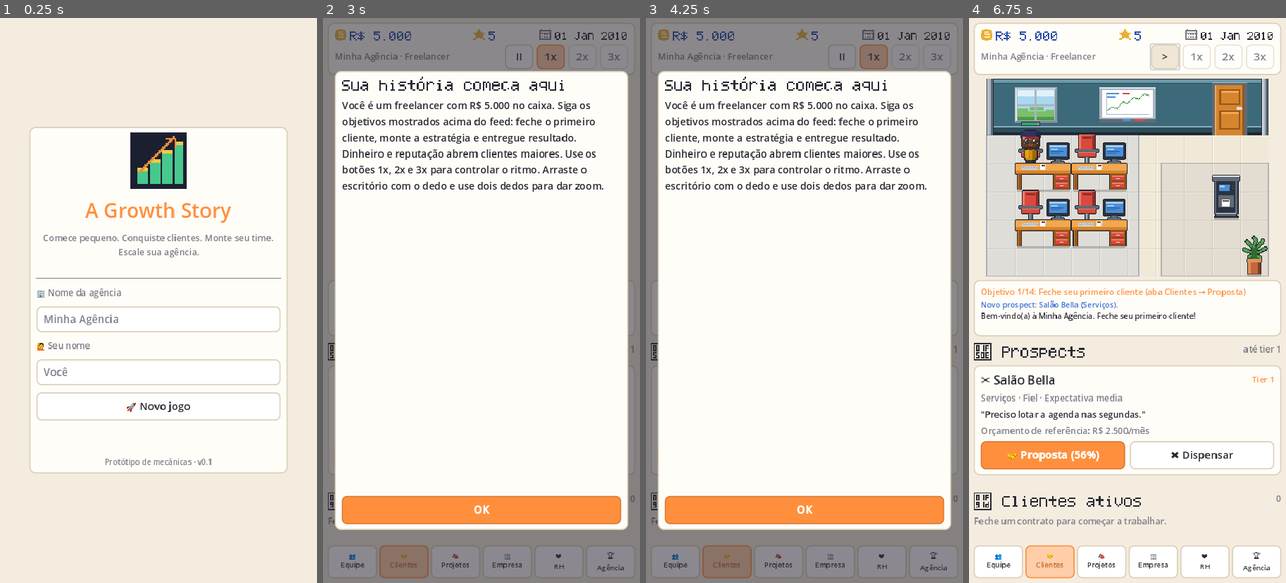
Above: before the commit, frames 1-4 (left to right).
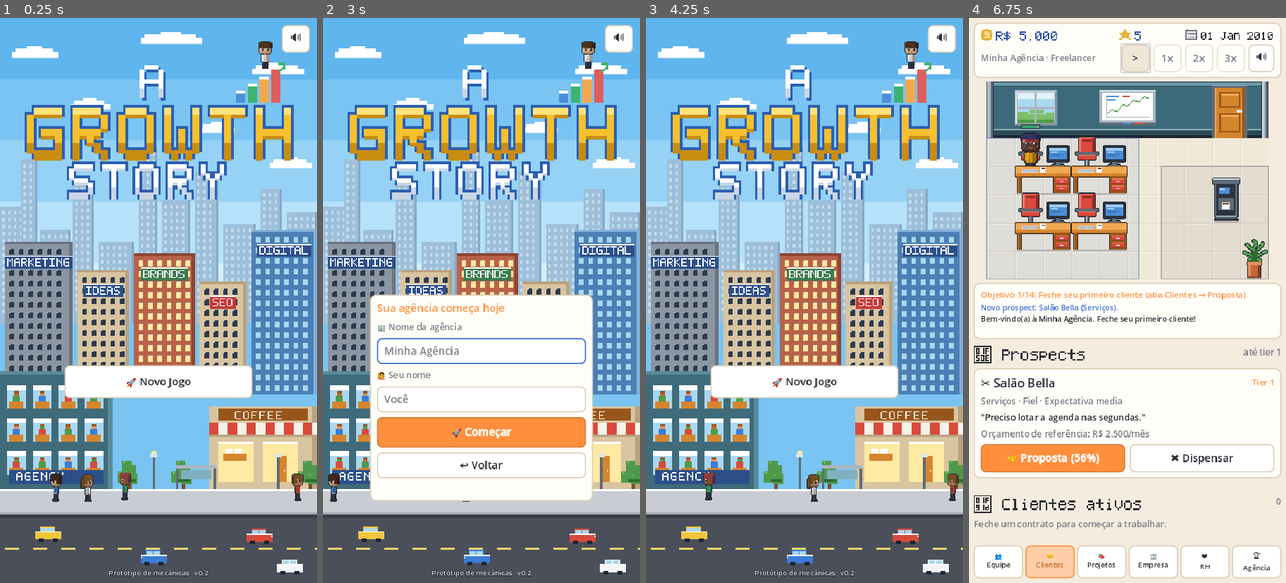
Above: after the commit, the same moments.

Repository: erikedusantanna/Growth-Story
Game: Godot game, scene res://src/ui/main.tscn
Two runs of this game, one before a commit and one after it. Both use one fixed random seed, a clock stepped at 60 frames per second and the inputs below.
Inputs (mouse positions are in pixels of both pictures, inside the frame that each line leads up to):
- Up to frame 1 (0.25 s): no input
- Up to frame 2 (3 s): click (617, 40) at 0.5 s, where only the run after the commit has a clickable "🔊"; click (617, 40) at 1.25 s, where only the run after the commit has a clickable "🔇"; click (481, 407) at 2 s, where only the run before the commit has a clickable "🚀 Novo jogo"; click (481, 379) at 2.75 s, where only the run after the commit has a clickable "🚀 Novo Jogo"
- Up to frame 3 (4.25 s): click (804, 464) at 3.5 s, where only the run after the commit has a clickable "↩️ Voltar"
- Up to frame 4 (6.75 s): click (1127, 379) at 4.25 s, where only the run after the commit has a clickable "🚀 Novo Jogo"; click (1127, 430) at 5 s, where only the run after the commit has a clickable "🚀 Começar"; click "OK" at 5.75 s; click "II" at 6.5 s

The runs differ from the first frame. In frame 1, 95% of the frame differs, in the area x 0-100%, y 0-100%; in frame 2, 78%; in frame 3, 94%; in frame 4, 19%.

Commit message:
Música que toca de verdade, botão de mudo e tela inicial nova
Música: a trilha nunca chegava a soar — o loop era ligado em tempo de
execução com loop_end em 0 (o import estava em "detectar" e o WAV não
traz marcador), então o stream voltava ao início a cada quadro de áudio,
o que dá silêncio. Além disso a faixa estava ~20 dB abaixo dos efeitos.
Correções: loop marcado no import (loop_mode forward até o fim) com
proteção em tempo de execução, volume do player de −14 dB para −7 dB,
trilha nova de 57,6 s (24 compassos em três seções: acordes em
triângulo, baixo em quadrada, melodia e bateria de ruído/senoide), que
toca desde a tela inicial. Botão de mudo 🔊/🔇 no HUD e na tela inicial;
`Audio.toggle_music()`. sim_test passa a verificar loop, duração e nível.

Tela inicial: fundo da cidade (céu, skyline, prédios com letreiros,
agência, cafeteria, rua com carros) e logo "A GROWTH STORY" em blocos,
ambos gerados em tools/gen_art.py na fonte pixel do jogo; o fundador em
cima do gráfico do logo e pedestres (personagens do jogo) andando na
calçada. Botões Novo Jogo / Continuar; os nomes da agência e do fundador
passam a um passo seguinte, ao clicar em Novo Jogo.

Co-Authored-By: Claude Fable 5.1 <noreply@anthropic.com>
Claude-Session: https://claude.ai/code/session_01VHKpn2xx3REFSoFH9J4JN9

Diff:
--- a/src/core/audio_manager.gd
+++ b/src/core/audio_manager.gd
@@ -10,7 +10,7 @@
 
 var music_enabled := true
 var sfx_enabled := true
-var music_volume_db := -14.0
+var music_volume_db := -7.0
 var sfx_volume_db := -4.0
 
 var _pool: Array = []
@@ -40,6 +40,10 @@
 	if music != null:
 		if music is AudioStreamWAV:
 			music.loop_mode = AudioStreamWAV.LOOP_FORWARD
+			# loop_end 0 faria o stream voltar ao início a cada quadro (silêncio); o import já
+			# marca o fim, mas garantimos aqui: 16 bits mono = 2 bytes por amostra
+			if music.loop_end <= 0:
+				music.loop_end = music.data.size() / 2
 		_music_player.stream = music
 		_music_player.volume_db = music_volume_db
 	EventBus.employee_hired.connect(func(_e): play_sfx("hire"))
@@ -50,6 +54,11 @@
 	EventBus.reputation_changed.connect(_on_reputation_changed)
 	EventBus.project_completed.connect(_on_project_completed)
 	EventBus.game_started.connect(func(): _last_rep_tier = -1; play_music())
+	call_deferred("play_music")   # toca desde a tela inicial
+
+
+func toggle_music() -> void:
+	set_music_enabled(not music_enabled)
 
 
 ## Libera as streams em uso antes do motor encerrar (evita aviso de recurso vazado ao sair).
--- a/src/ui/hud.gd
+++ b/src/ui/hud.gd
@@ -8,6 +8,7 @@
 var phase_label: Label
 var speed_buttons: Array = []
 var pause_button: Button
+var music_button: Button
 
 
 func _ready() -> void:
@@ -51,6 +52,13 @@
 		b.custom_minimum_size.x = 48
 		bottom.add_child(b)
 		speed_buttons.append(b)
+	music_button = UIKit.button("🔊", func():
+		Audio.toggle_music()
+		refresh(), false, 36)
+	music_button.size_flags_horizontal = 0
+	music_button.custom_minimum_size.x = 44
+	music_button.tooltip_text = "Música ligada/desligada"
+	bottom.add_child(music_button)
 
 	EventBus.state_changed.connect(refresh)
 	EventBus.day_passed.connect(func(_d): refresh())
@@ -68,6 +76,7 @@
 	date_label.text = st.date_text()
 	phase_label.text = "%s · %s" % [st.agency_name, Game.reputation.phase_name()]
 	pause_button.text = ">" if st.paused else "II"
+	music_button.text = "🔊" if Audio.music_enabled else "🔇"
 	for i in speed_buttons.size():
 		var b: Button = speed_buttons[i]
 		var active: bool = st.speed == i + 1 and not st.paused
--- a/src/ui/title_screen.gd
+++ b/src/ui/title_screen.gd
@@ -1,73 +1,198 @@
 class_name TitleScreen
 extends Control
-## Tela inicial: continuar partida salva ou começar um novo jogo.
+## Tela inicial: a cidade da agência ao fundo, o logo, "Novo Jogo" / "Continuar" e um passo
+## seguinte para nomear a agência e o fundador. Pessoas do jogo passeiam na calçada e o
+## fundador observa de cima do logo. O botão de som liga/desliga a música desde aqui.
 
 signal start_requested()
+
+const WORLD_SCALE := 2.0
+const SIDEWALK_Y := 828.0            # pés dos pedestres, em px de tela (as pessoas ficam em 1x, menores que o cenário)
+const WALK_SPEED := 32.0
+const FRAME_TIME := 0.2
 
 var agency_input: LineEdit
 var founder_input: LineEdit
 var continue_button: Button
 var message: Label
+var music_button: Button
+var menu: VBoxContainer
+var form: PanelContainer
+var world: Node2D
+var people: Node2D                   # pessoas em escala 1, para ficarem pequenas diante dos prédios
+var walkers: Array = []              # {node, dir}
+var _frame_timer := 0.0
+var _walk_frame := 0
 
 
 func _ready() -> void:
 	set_anchors_and_offsets_preset(Control.PRESET_FULL_RECT)
-	var bg := ColorRect.new()
-	bg.color = UIKit.COLOR_BG
+	var bg := TextureRect.new()
+	bg.texture = preload("res://assets/art/title/background.png")
+	bg.stretch_mode = TextureRect.STRETCH_KEEP_ASPECT_COVERED
+	bg.expand_mode = TextureRect.EXPAND_IGNORE_SIZE
 	bg.set_anchors_and_offsets_preset(Control.PRESET_FULL_RECT)
 	add_child(bg)
 
-	var center := CenterContainer.new()
-	center.set_anchors_and_offsets_preset(Control.PRESET_FULL_RECT)
-	add_child(center)
-	var panel := PanelContainer.new()
-	panel.custom_minimum_size = Vector2(440, 0)
-	center.add_child(panel)
-	var v := UIKit.vbox(12)
-	panel.add_child(v)
-
-	var logo := TextureRect.new()
-	logo.texture = preload("res://icon.png")
-	logo.custom_minimum_size = Vector2(96, 96)
-	logo.stretch_mode = TextureRect.STRETCH_KEEP_ASPECT_CENTERED
-	logo.expand_mode = TextureRect.EXPAND_IGNORE_SIZE
-	v.add_child(logo)
-	var t := UIKit.label("A Growth Story", 34, UIKit.COLOR_ACCENT)
-	t.horizontal_alignment = HORIZONTAL_ALIGNMENT_CENTER
-	v.add_child(t)
-	var sub := UIKit.muted("Comece pequeno. Conquiste clientes. Monte seu time. Escale sua agência.")
-	sub.horizontal_alignment = HORIZONTAL_ALIGNMENT_CENTER
-	v.add_child(sub)
-	v.add_child(UIKit.spacer(6))
-
-	continue_button = UIKit.button("▶️ Continuar", _on_continue, true)
-	v.add_child(continue_button)
-	v.add_child(UIKit.separator())
-
-	v.add_child(UIKit.muted("🏢 Nome da agência"))
+	world = Node2D.new()
+	world.scale = Vector2(WORLD_SCALE, WORLD_SCALE)
+	add_child(world)
+	var logo := Sprite2D.new()
+	logo.texture = preload("res://assets/art/title/logo.png")
+	logo.centered = false
+	logo.position = Vector2(15, 36)
+	world.add_child(logo)
+	people = Node2D.new()
+	add_child(people)
+	_add_founder()
+	_add_walkers()
+
+	# menu principal
+	menu = UIKit.vbox(10)
+	menu.set_anchors_preset(Control.PRESET_CENTER_TOP)
+	menu.anchor_left = 0.5
+	menu.anchor_right = 0.5
+	menu.offset_left = -160
+	menu.offset_right = 160
+	menu.offset_top = 590
+	add_child(menu)
+	continue_button = UIKit.button("▶️ Continuar", _on_continue, true, 56)
+	menu.add_child(continue_button)
+	var new_button := UIKit.button("🚀 Novo Jogo", _show_form, false, 56)
+	menu.add_child(new_button)
+
+	# passo dos nomes (aparece ao clicar em Novo Jogo)
+	form = PanelContainer.new()
+	form.set_anchors_preset(Control.PRESET_CENTER_TOP)
+	form.anchor_left = 0.5
+	form.anchor_right = 0.5
+	form.offset_left = -190
+	form.offset_right = 190
+	form.offset_top = 470
+	form.visible = false
+	add_child(form)
+	var fv := UIKit.vbox(8)
+	form.add_child(fv)
+	fv.add_child(UIKit.label("Sua agência começa hoje", 18, UIKit.COLOR_ACCENT))
+	fv.add_child(UIKit.muted("🏢 Nome da agência"))
 	agency_input = LineEdit.new()
 	agency_input.placeholder_text = "Minha Agência"
 	agency_input.custom_minimum_size.y = 44
-	v.add_child(agency_input)
-	v.add_child(UIKit.muted("🙋 Seu nome"))
+	fv.add_child(agency_input)
+	fv.add_child(UIKit.muted("🙋 Seu nome"))
 	founder_input = LineEdit.new()
 	founder_input.placeholder_text = "Você"
 	founder_input.custom_minimum_size.y = 44
-	v.add_child(founder_input)
-	v.add_child(UIKit.button("🚀 Novo jogo", _on_new_game))
+	fv.add_child(founder_input)
+	fv.add_child(UIKit.button("🚀 Começar", _on_new_game, true, 52))
+	fv.add_child(UIKit.button("↩️ Voltar", _show_menu, false, 44))
 	message = UIKit.muted("")
 	message.horizontal_alignment = HORIZONTAL_ALIGNMENT_CENTER
-	v.add_child(message)
-	v.add_child(UIKit.spacer(4))
-	var version := UIKit.muted("Protótipo de mecânicas · v0.1", 13)
+	fv.add_child(message)
+
+	# som e versão
+	music_button = UIKit.button("🔊", _toggle_music, false, 40)
+	music_button.set_anchors_preset(Control.PRESET_TOP_RIGHT)
+	music_button.anchor_left = 1.0
+	music_button.anchor_right = 1.0
+	music_button.offset_left = -60
+	music_button.offset_right = -12
+	music_button.offset_top = 12
+	music_button.offset_bottom = 52
+	music_button.tooltip_text = "Música ligada/desligada"
+	add_child(music_button)
+	var version := UIKit.label("Protótipo de mecânicas · v0.2", 12, Color(1, 1, 1, 0.85))
 	version.horizontal_alignment = HORIZONTAL_ALIGNMENT_CENTER
-	v.add_child(version)
+	version.set_anchors_preset(Control.PRESET_BOTTOM_WIDE)
+	version.anchor_top = 1.0
+	version.offset_top = -26
+	version.offset_bottom = -8
+	version.add_theme_constant_override("outline_size", 3)
+	version.add_theme_color_override("font_outline_color", Color(0.12, 0.15, 0.2))
+	add_child(version)
+
+
+## O fundador em cima do logo, como na referência.
+func _add_founder() -> void:
+	var look := Employee.new()
+	look.id = 9101
+	look.skin = "#f0c49c"
+	look.hair_style = 0
+	look.hair_color = "#5b3a22"
+	look.color = "#f4f4f6"
+	var w := Worker.new()
+	w.setup(look, Vector2(452, 88), [], 1)   # em pé sobre a barra mais alta do gráfico
+	w.static_pose = true
+	people.add_child(w)
+
+
+## Pedestres na calçada: aparências variadas, andando de um lado para o outro.
+func _add_walkers() -> void:
+	var rng := RandomNumberGenerator.new()
+	rng.seed = 2024
+	for i in 4:
+		var look := Employee.new()
+		look.id = 9200 + i
+		look.skin = Employee.SKIN_TONES[rng.randi_range(0, Employee.SKIN_TONES.size() - 1)]
+		look.hair_style = rng.randi_range(0, Employee.HAIR_STYLES - 1)
+		look.hair_color = Employee.HAIR_COLORS[rng.randi_range(0, Employee.HAIR_COLORS.size() - 1)]
+		look.color = ["#f4f4f6", "#4b8fd8", "#d94a3d", "#3cb371", "#f2a851"][i % 5]
+		look.glasses = i == 2
+		var w := Worker.new()
+		var dir := 1 if i % 2 == 0 else -1
+		w.setup(look, Vector2(rng.randf_range(40, 500), SIDEWALK_Y - rng.randf_range(0, 8)), [], 77 + i)
+		w.static_pose = true
+		w.set_process(false)          # o Worker não anima sozinho: a tela controla os quadros
+		w.facing = Worker.Dir.RIGHT if dir > 0 else Worker.Dir.LEFT
+		people.add_child(w)
+		walkers.append({"node": w, "dir": dir, "speed": WALK_SPEED * rng.randf_range(0.8, 1.2)})
+
+
+func _process(delta: float) -> void:
+	if not visible:
+		return
+	_frame_timer += delta
+	if _frame_timer >= FRAME_TIME:
+		_frame_timer = 0.0
+		_walk_frame = 1 - _walk_frame
+	for wk in walkers:
+		var w: Worker = wk.node
+		w.position.x += wk.dir * wk.speed * delta
+		if w.position.x > 580.0:
+			wk.dir = -1
+			w.facing = Worker.Dir.LEFT
+		elif w.position.x < -40.0:
+			wk.dir = 1
+			w.facing = Worker.Dir.RIGHT
+		w._apply_frame(Worker.Frame.WALK_A if _walk_frame == 0 else Worker.Frame.WALK_B)
 
 
 func open() -> void:
 	visible = true
+	_show_menu()
 	continue_button.visible = Game.save.has_save()
 	message.text = ""
+	_refresh_music_button()
+
+
+func _show_menu() -> void:
+	menu.visible = true
+	form.visible = false
+
+
+func _show_form() -> void:
+	menu.visible = false
+	form.visible = true
+	agency_input.grab_focus()
+
+
+func _toggle_music() -> void:
+	Audio.toggle_music()
+	_refresh_music_button()
+
+
+func _refresh_music_button() -> void:
+	music_button.text = "🔊" if Audio.music_enabled else "🔇"
 
 
 func _on_continue() -> void:
--- a/tests/sim_test.gd
+++ b/tests/sim_test.gd
@@ -299,6 +299,17 @@
 	check(Audio != null, "singleton Audio existe")
 	check(Audio.sfx_enabled, "efeitos começam ligados")
 	check(Audio.music_enabled, "música começa ligada")
+	var stream = Audio._music_player.stream
+	check(stream != null and stream is AudioStreamWAV, "trilha carregada como WAV")
+	if stream != null and stream is AudioStreamWAV:
+		var seconds: float = float(stream.data.size()) / 2.0 / float(stream.mix_rate)
+		check(stream.loop_mode == AudioStreamWAV.LOOP_FORWARD and stream.loop_end > 0, "trilha em loop com fim marcado (loop_end %d)" % stream.loop_end)
+		check(seconds >= 50.0, "trilha tem pelo menos 50 s (%.1f s)" % seconds)
+	check(Audio.music_volume_db >= -9.0, "música não fica 20 dB abaixo dos efeitos (%.0f dB)" % Audio.music_volume_db)
+	Audio.toggle_music()
+	check(not Audio.music_enabled, "botão de mudo desliga a música")
+	Audio.toggle_music()
+	check(Audio.music_enabled, "botão de mudo religa a música")
 	Audio.set_sfx_enabled(false)
 	check(not Audio.sfx_enabled, "desligar efeitos")
 	Audio.set_music_enabled(false)
Binary file added: assets/art/title/background.png
Not shown, added: assets/art/title/background.png.import
Binary file added: assets/art/title/logo.png
Not shown, added: assets/art/title/logo.png.import
Not shown, changed: assets/audio/music/theme_loop.wav.import
Not shown, changed: README.md
Not shown, changed: assets/audio/music/theme_loop.wav
Not shown, changed: tools/gen_art.py
Not shown, changed: tools/gen_audio.py
